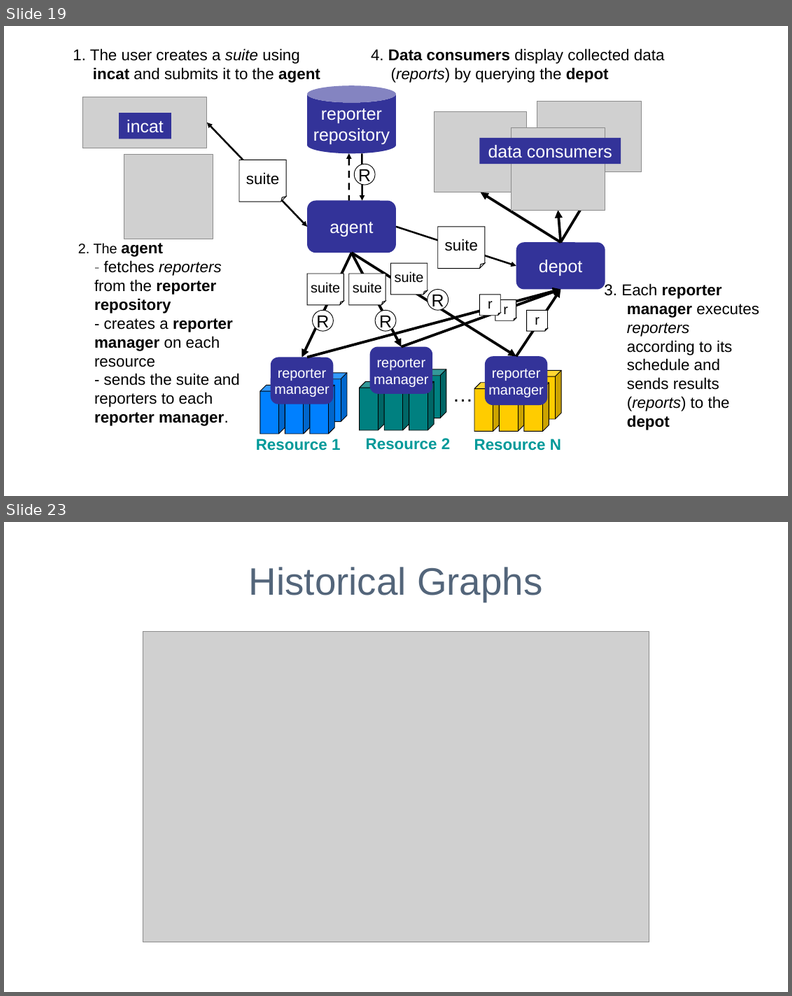
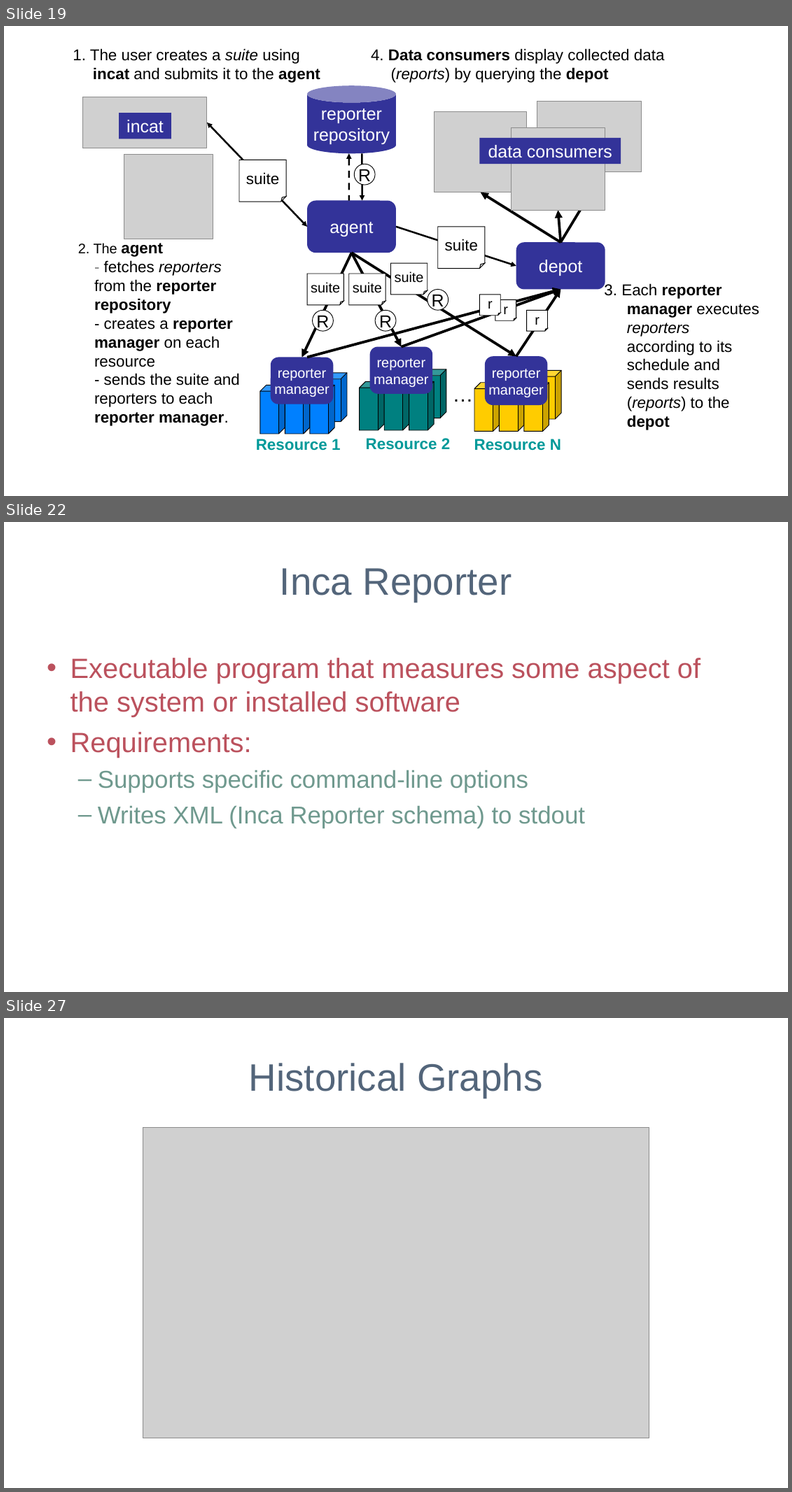
Before and after one commit to IncaProject/inca-xsede, a slide deck: talks/sc06/sc_06.ppt. Shown one above the other, each under a label of ours: slides 19 and 23 before the commit, slides 19, 22 and 27 after it; the slides between them are not shown. The pictures are 792x996 and 792x1492 pixels, drawn with LibreOffice and Linux fonts; fonts in the diff are those of the drawing; grey boxes stand for pictures; background and template pictures are left out. Boxes give left, top, right and bottom in pixels: in the first picture for what was removed or moved away, otherwise in the second. Text is boxed around its words. In the diff, an @@ line names an element or a change of style, - is before the commit and + after.

```diff
--- a/talks/sc06/sc_06.ppt
+++ b/talks/sc06/sc_06.ppt
@@ slide 22 added at (4, 522, 788, 992), background #FFFFFF @@
@@ title added at (280, 568, 512, 602), 44 pt, text #53657A @@
+Inca Reporter
@@ text added at (70, 658, 700, 829), 32 pt, text #BB515D @@
+• Executable program that measures some aspect of the system or installed software
+• Requirements:
+  – Supports specific command-line options
+  – Writes XML (Inca Reporter schema) to stdout
@@ what was slide 23 is now slide 27 @@
```
Also in this commit, not shown: 6 slides changed, 3 other slides added, 1 slide removed.
